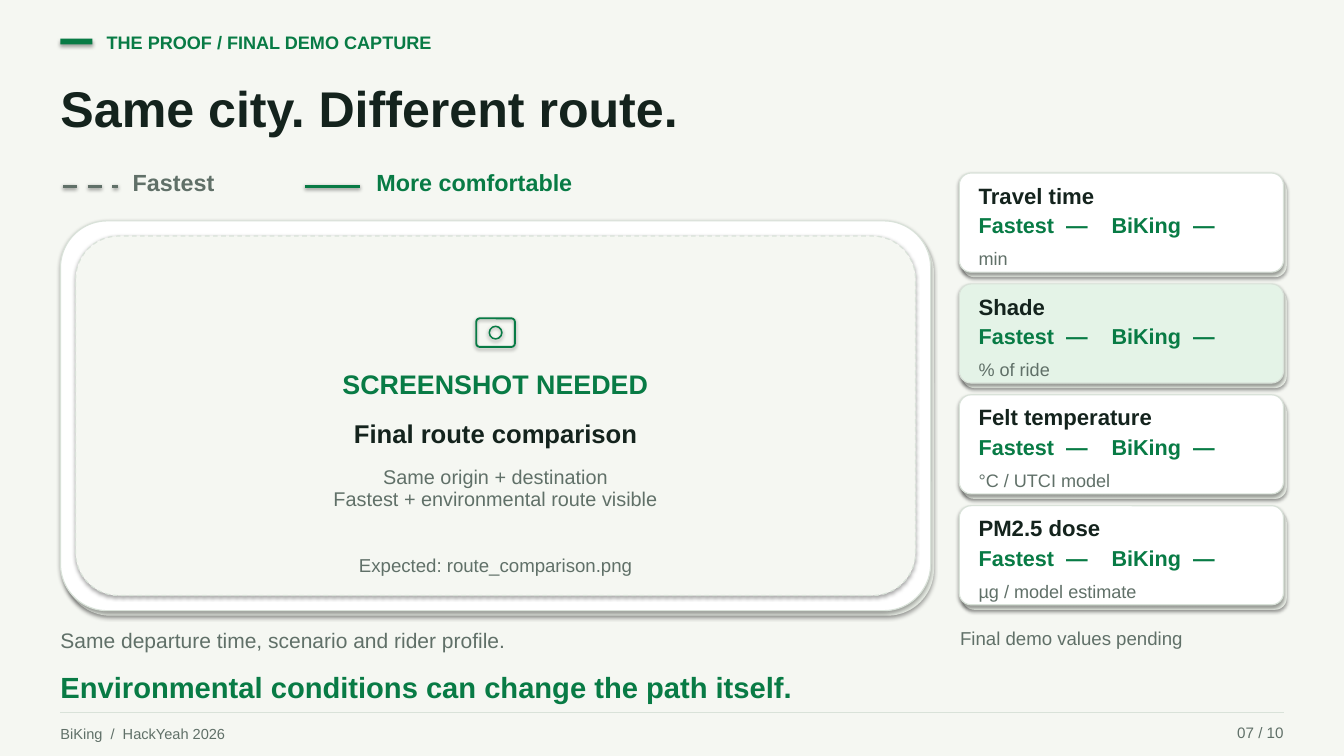
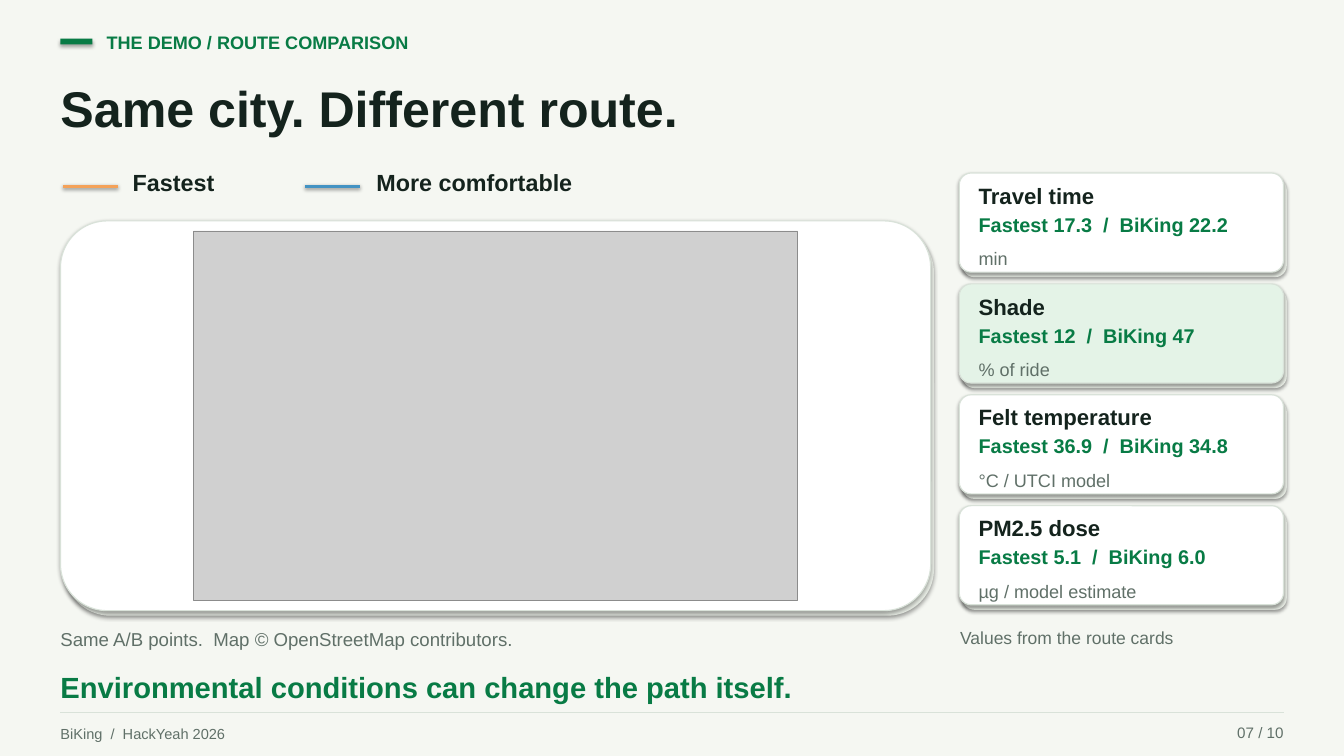
Before and after one commit to karabowiczjakub/larpathon, a slide deck: slide 7 of presentation/BiKing_HackYeah.pptx. Drawn at 1344x756 pixels with LibreOffice and Linux fonts; fonts in the diff are those of the drawing; grey boxes stand for pictures. Boxes give left, top, right and bottom in pixels: in the first picture for what was removed or moved away, otherwise in the second. Text is boxed around its words. In the diff, an @@ line names an element or a change of style, - is before the commit and + after.

Commit message:
update presentation

```diff
--- a/presentation/BiKing_HackYeah.pptx
+++ b/presentation/BiKing_HackYeah.pptx
@@ text at box(107, 36, 408, 49): text changed @@
-THE PROOF / FINAL DEMO CAPTURE
+THE DEMO / ROUTE COMPARISON
@@ text "Fastest" at box(133, 175, 215, 192): text colour #607068 to #14231D @@
@@ text "More comfortable" at box(376, 174, 573, 192): text colour #087B45 to #14231D @@
@@ line (63, 186) - (118, 186): stroke #607068 3 pt dashed to #F4A259 3 pt @@
@@ line (305, 186) - (360, 186): stroke #087B45 3 pt to #4393C3 3 pt @@
@@ rounded rectangle removed at box(76, 236, 916, 596) @@
@@ picture added at box(193, 231, 797, 601) @@
@@ text at box(979, 217, 1228, 236): text changed; size 18.5 to 17 pt @@
-Fastest — BiKing —
+Fastest 17.3 / BiKing 22.2
@@ rounded rectangle removed at box(476, 318, 515, 347) @@
@@ ellipse removed at box(489, 326, 501, 339) @@
@@ text at box(979, 328, 1195, 347): text changed; size 18.5 to 17 pt @@
-Fastest — BiKing —
+Fastest 12 / BiKing 47
@@ text removed at box(342, 375, 648, 395) @@
-SCREENSHOT NEEDED
@@ text removed at box(354, 424, 637, 449) @@
-Final route comparison
@@ text at box(979, 438, 1228, 458): text changed; size 18.5 to 17 pt @@
-Fastest — BiKing —
+Fastest 36.9 / BiKing 34.8
@@ text removed at box(333, 469, 657, 506) @@
-Same origin + destination
-Fastest + environmental route visible
@@ text removed at box(359, 558, 632, 576) @@
-Expected: route_comparison.png
@@ text at box(979, 549, 1206, 569): text changed; size 18.5 to 17 pt @@
-Fastest — BiKing —
+Fastest 5.1 / BiKing 6.0
@@ text at box(60, 632, 512, 650): text changed; size 18 to 16 pt @@
-Same departure time, scenario and rider profile.
+Same A/B points. Map © OpenStreetMap contributors.
@@ text at box(960, 631, 1174, 644): text changed; size 16 to 15 pt @@
-Final demo values pending
+Values from the route cards
```
Also in this commit, not shown: 2 other slides changed, 1 slide added, 1 slide removed, 13 other files.
